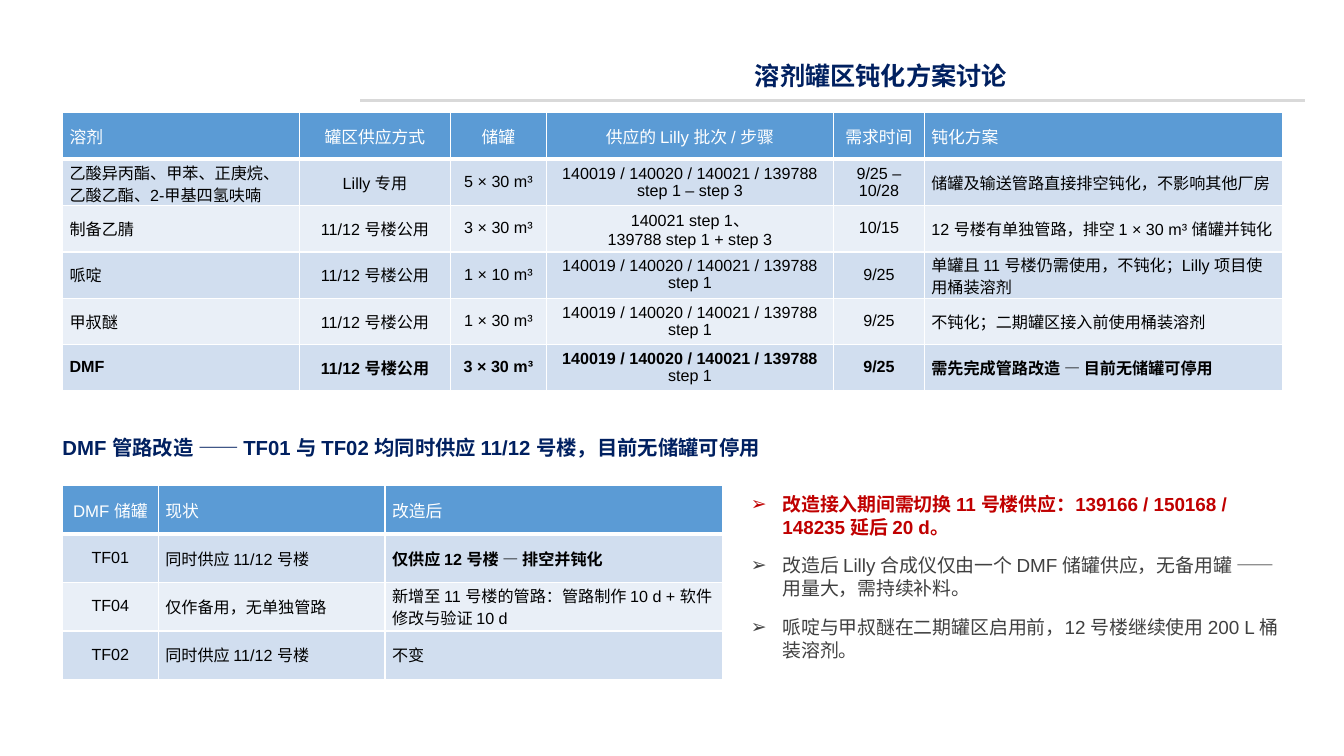
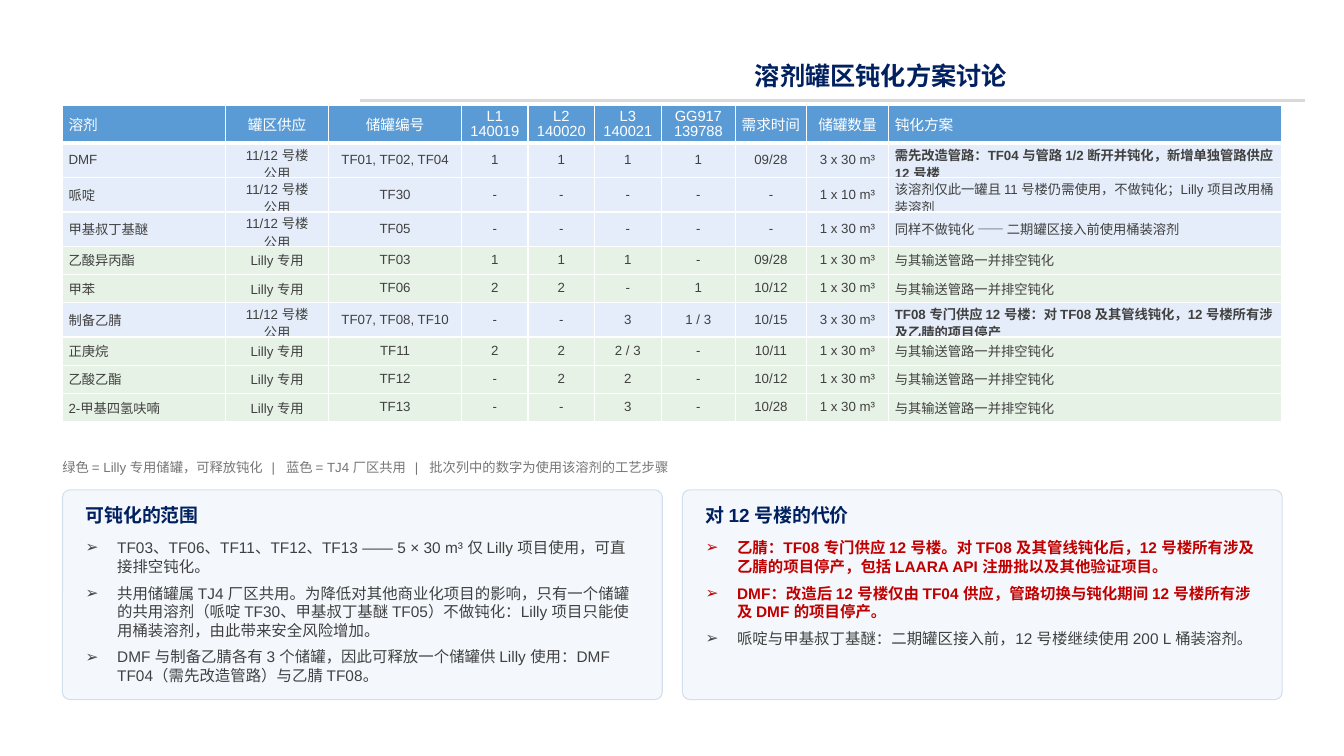
Before and after one commit to peterli0913/short-vedio, a slide deck: slide 2 of 罐区钝化方案及时间表 中文版 09-18-2026.pptx. Drawn at 1344x756 pixels with LibreOffice and Linux fonts; fonts in the diff are those of the drawing; background and template pictures are left out. Boxes give left, top, right and bottom in pixels: in the first picture for what was removed or moved away, otherwise in the second. Text is boxed around its words. In the diff, an @@ line names an element or a change of style, - is before the commit and + after.

```diff
--- a/罐区钝化方案及时间表 中文版 09-18-2026.pptx
+++ b/罐区钝化方案及时间表 中文版 09-18-2026.pptx
@@ table at box(63, 106, 1282, 420) @@
-溶剂 | 罐区供应方式 | 储罐 | 供应的 Lilly 批次 / 步骤 | 需求时间 | 钝化方案
-乙酸异丙酯、甲苯、正庚烷、 / 乙酸乙酯、2-甲基四氢呋喃 | Lilly 专用 | 5 × 30 m³ | 140019 / 140020 / 140021 / 139788 / step 1 – step 3 | 9/25 – / 10/28 | 储罐及输送管路直接排空钝化，不影响其他厂房
-制备乙腈 | 11/12 号楼公用 | 3 × 30 m³ | 140021 step 1、 / 139788 step 1 + step 3 | 10/15 | 12 号楼有单独管路，排空 1 × 30 m³ 储罐并钝化
-哌啶 | 11/12 号楼公用 | 1 × 10 m³ | 140019 / 140020 / 140021 / 139788 / step 1 | 9/25 | 单罐且 11 号楼仍需使用，不钝化；Lilly 项目使用桶装溶剂
-甲叔醚 | 11/12 号楼公用 | 1 × 30 m³ | 140019 / 140020 / 140021 / 139788 / step 1 | 9/25 | 不钝化；二期罐区接入前使用桶装溶剂
-DMF | 11/12 号楼公用 | 3 × 30 m³ | 140019 / 140020 / 140021 / 139788 / step 1 | 9/25 | 需先完成管路改造 — 目前无储罐可停用
+溶剂 | 罐区供应 | 储罐编号 | L1 / 140019 | L2 / 140020 | L3 / 140021 | GG917 / 139788 | 需求时间 | 储罐数量 | 钝化方案
+DMF | 11/12 号楼 / 公用 | TF01, TF02, TF04 | 1 | 1 | 1 | 1 | 09/28 | 3 x 30 m³ | 需先改造管路：TF04 与管路 1/2 断开并钝化，新增单独管路供应 12 号楼
+哌啶 | 11/12 号楼 / 公用 | TF30 | - | - | - | - | - | 1 x 10 m³ | 该溶剂仅此一罐且 11 号楼仍需使用，不做钝化；Lilly 项目改用桶装溶剂
+甲基叔丁基醚 | 11/12 号楼 / 公用 | TF05 | - | - | - | - | - | 1 x 30 m³ | 同样不做钝化 —— 二期罐区接入前使用桶装溶剂
+乙酸异丙酯 | Lilly 专用 | TF03 | 1 | 1 | 1 | - | 09/28 | 1 x 30 m³ | 与其输送管路一并排空钝化
+甲苯 | Lilly 专用 | TF06 | 2 | 2 | - | 1 | 10/12 | 1 x 30 m³ | 与其输送管路一并排空钝化
+制备乙腈 | 11/12 号楼 / 公用 | TF07, TF08, TF10 | - | - | 3 | 1 / 3 | 10/15 | 3 x 30 m³ | TF08 专门供应 12 号楼：对 TF08 及其管线钝化，12 号楼所有涉及乙腈的项目停产
+正庚烷 | Lilly 专用 | TF11 | 2 | 2 | 2 / 3 | - | 10/11 | 1 x 30 m³ | 与其输送管路一并排空钝化
+乙酸乙酯 | Lilly 专用 | TF12 | - | 2 | 2 | - | 10/12 | 1 x 30 m³ | 与其输送管路一并排空钝化
+2-甲基四氢呋喃 | Lilly 专用 | TF13 | - | - | 3 | - | 10/28 | 1 x 30 m³ | 与其输送管路一并排空钝化
@@ table: place and size @@
-table at box(63, 113, 1282, 391)
+table at box(63, 106, 1282, 420)
@@ text at box(62, 461, 668, 475): text changed; size 14.5 to 9.5 pt; text colour #002060 to #767676; bold off @@
-DMF 管路改造 —— TF01 与 TF02 均同时供应 11/12 号楼，目前无储罐可停用
+绿色 = Lilly 专用储罐，可释放钝化 | 蓝色 = TJ4 厂区共用 | 批次列中的数字为使用该溶剂的工艺步骤
@@ table removed at box(63, 486, 723, 680), 4 rows, 3 columns @@
-DMF 储罐 | 现状 | 改造后
-TF01 | 同时供应 11/12 号楼 | 仅供应 12 号楼 — 排空并钝化
-TF04 | 仅作备用，无单独管路 | 新增至 11 号楼的管路：管路制作 10 d + 软件修改与验证 10 d
-TF02 | 同时供应 11/12 号楼 | 不变
@@ rounded rectangle added at box(63, 490, 662, 700), fill #F4F8FC, outline #D3DFEC 0.75 pt @@
@@ text added at box(86, 506, 199, 524), 13.5 pt, text #002060, bold @@
+可钝化的范围
@@ rounded rectangle added at box(683, 490, 1282, 700), fill #F4F8FC, outline #D3DFEC 0.75 pt @@
@@ text added at box(706, 506, 849, 524), 13.5 pt, text #002060, bold @@
+对 12 号楼的代价
@@ text added at box(117, 540, 629, 683), 11 pt, text #404040 @@
+➢ TF03、TF06、TF11、TF12、TF13 —— 5 × 30 m³ 仅 Lilly 项目使用，可直接排空钝化。
+➢ 共用储罐属 TJ4 厂区共用。为降低对其他商业化项目的影响，只有一个储罐的共用溶剂（哌啶 TF30、甲基叔丁基醚 TF05）不做钝化：Lilly 项目只能使用桶装溶剂，由此带来安全风险增加。
+➢ DMF 与制备乙腈各有 3 个储罐，因此可释放一个储罐供 Lilly 使用：DMF TF04（需先改造管路）与乙腈 TF08。
@@ text at box(737, 540, 1254, 646): text changed; size 13.5 to 11 pt; text colour #404040 to #C00000; bold on @@
-➢ 改造接入期间需切换 11 号楼供应：139166 / 150168 / 148235 延后 20 d。
-➢ 改造后 Lilly 合成仪仅由一个 DMF 储罐供应，无备用罐 —— 用量大，需持续补料。
-➢ 哌啶与甲叔醚在二期罐区启用前，12 号楼继续使用 200 L 桶装溶剂。
+➢ 乙腈：TF08 专门供应 12 号楼。对 TF08 及其管线钝化后，12 号楼所有涉及乙腈的项目停产，包括 LAARA API 注册批以及其他验证项目。
+➢ DMF：改造后 12 号楼仅由 TF04 供应，管路切换与钝化期间 12 号楼所有涉及 DMF 的项目停产。
+➢ 哌啶与甲基叔丁基醚：二期罐区接入前，12 号楼继续使用 200 L 桶装溶剂。
```
Also in this commit, not shown: 1 other slide changed, 1 slide added, 1 other file.
